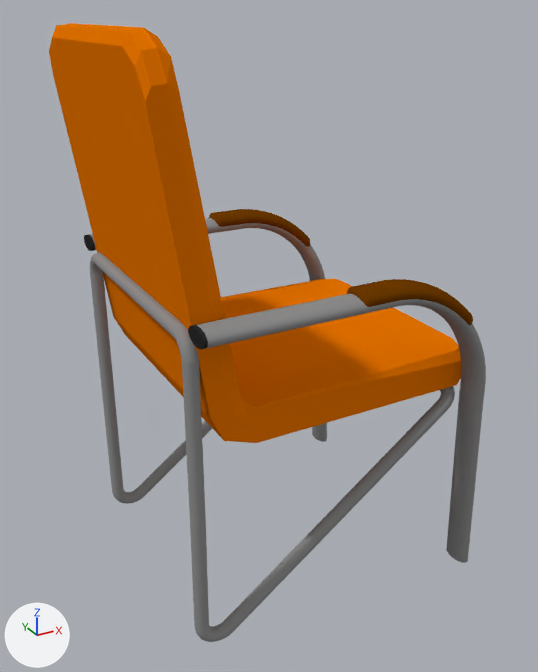
Two versions of the Blender file robert_gazebo/cad/lectorium_grey_chair.blend, one commit apart.
Both versions are drawn from a camera (50 mm lens) standing at (-39.8, -80.5, 34.5) and looking at (3.8, -1.1, -5.2). The axes (+X, +Y, +Z) are drawn at lower left. The lights are the same throughout.

The scene before the commit, as lines of its bpy script (objects in view):
```python
mat_material = diffuse_material('Material')
mat_material.base_color = (0.799, 0.175, 0.0)  # orange #e77400
me_cube_015 = bpy.data.meshes.new('Cube.015')
me_cube_015.from_pydata(...)  # 7692 vertices, 7443 faces, 1 loose edge; spans x -0.0264..0.0405, y -0.0315..0.0315, z -0.0576..0.0507
# faces by material slot: [124, 855, 66, 6398]
me_cube_015.materials.append(mat_material)  # orange #e77400
me_cube_015.materials.append(mat_material_001)  # brown #6e3b00
me_cube_015.materials.append(mat_material_003)  # black #2a2a2a
me_cube_015.materials.append(mat_material_002)  # grey #8f8f8f
ob_cube_005 = bpy.data.objects.new('Cube.005', me_cube_015)
ob_cube_005.location = (0.0, 0.0, 0.0)
ob_cube_005.scale = (650.0, 650.0, 650.0)
```
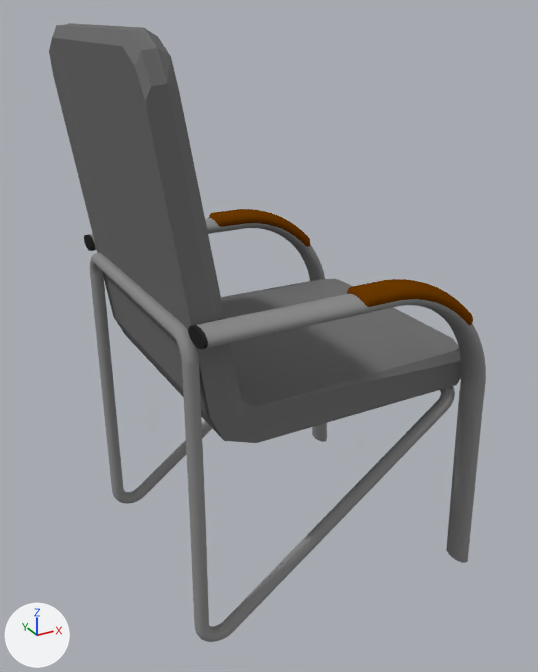
Commit message: added grey option for mlectorium chair

Location of each change, [x1, y1, x2, y2] in pixels of the pictures (538 x 672 px):
'Cube.005', recoloured: [49, 23, 471, 443] in both

What the commit changed:
Material 'Material' (mat_material) changes colour from orange #e77400 to grey #727272; in linear values from (0.799, 0.175, 0.0) to (0.168, 0.168, 0.168).
